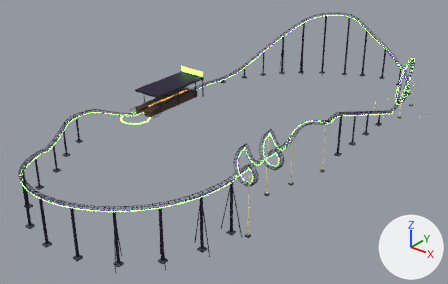
What one commit did to the glTF model model/roller_coaster/roller_coaster.glb.
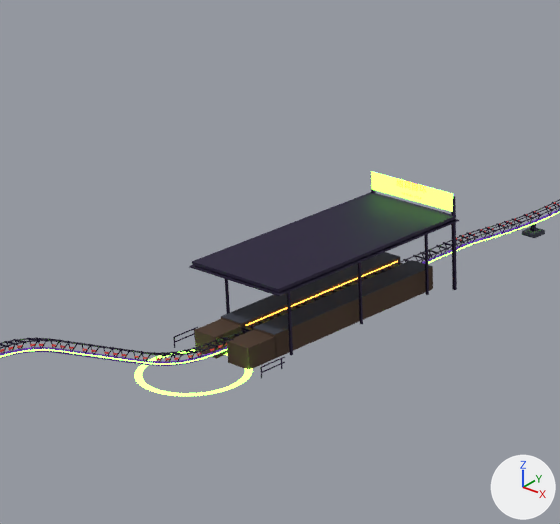
The first picture shows the older version from a camera (50 mm lens) standing at (159.8, -99.0, 87.1) and looking at (47.0, 42.1, -0.4). The close-ups show the older and then the newer version on the part from 19% to 51% of the width and 8% to 55% of the height of that picture. Only the edits that show in the close-ups are written down. The lights are fixed; the arrows at lower right show +X, +Y and +Z. Where no turn or scale is listed for an object, it has been applied to the vertices. Vertices at exactly the same position are counted once.

Names of what the first close-up shows: 'NL_GroundRing', 'NL_Plat', 'NL_PlatTop', 'NL_Roof', 'NL_SignPhos', 'NL_Track_column', 'NL_Track_rail', 'NL_Track_spine', 'NL_Track_steel' and 6 more.
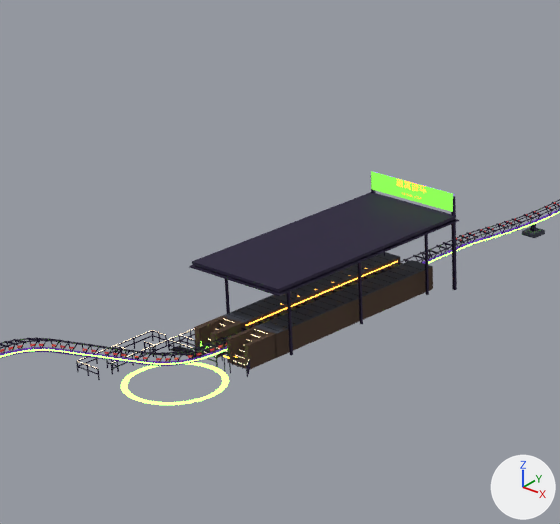
Edits to the bpy script that builds the scene:
```text
Change mat_nl_signphos:
    mat_nl_signphos.emission_strength: 4.0 -> 1.0
Change me_nl_groundring:
    remove me_nl_groundring.from_pydata(...)  # 96 vertices, 96 faces; spans x 6.2..16.8, y 31.7..42.3, z 0.06
    add me_nl_groundring.from_pydata(...)  # 96 vertices, 96 faces; spans x 7.1..16.7, y 29.5..39.1, z 0.06
    me_nl_groundring part 1: 96 of 96 vertices moved; they spanned x 6.2..16.8, y 31.7..42.3, z 0.06 and now span x 7.1..16.7, y 29.5..39.1, z 0.06; mean shift (0.4, -2.7, 0.0)
Change me_nl_plat:
    remove me_nl_plat.from_pydata(...)  # 32 vertices, 48 faces; spans x 8.0..15.0, y 40.6..66.0, z 0.0..2.3
    add me_nl_plat.from_pydata(...)  # 156 vertices, 240 faces; spans x 8.0..15.0, y 40.6..66.0, z 0.0..2.4
    me_nl_plat part 2: a new loose piece, a box spanning x 8.05..8.65, y 40.6..44.2, z 0.02..2.41, in mat_nl_platform (brown #4a3526)
    me_nl_plat part 3: a new loose piece, a box spanning x 8.65..10.15, y 43.69..44.2, z 0.0..2.38, in mat_nl_platform (brown #4a3526)
    me_nl_plat part 4: a new loose piece, a box spanning x 12.7..14.5, y 40.6..41.11, z 0.0..0.34, in mat_nl_platform (brown #4a3526)
    me_nl_plat part 5: a new loose piece, a box spanning x 12.7..14.5, y 41.11..41.63, z 0.0..0.68, in mat_nl_platform (brown #4a3526)
    me_nl_plat part 6: a new loose piece, a box spanning x 12.7..14.5, y 43.69..44.2, z 0.0..2.38, in mat_nl_platform (brown #4a3526)
    me_nl_plat part 7: a new loose piece of 14 vertices spanning x 8.6..10.1, y 42.7..43.7, z 0.0..2.0, in mat_nl_platform (brown #4a3526)
    me_nl_plat part 8: a new loose piece of 14 vertices spanning x 12.7..14.5, y 42.7..43.7, z 0.0..2.0, in mat_nl_platform (brown #4a3526)
    me_nl_plat part 9: 4 vertices moved from x 8.0..10.8, y 40.6..44.2, z 0.0..2.1 to x 10.1..10.8, y 40.6..44.2, z 0.0..2.4; 6 vertices removed from x 8.0..15.0, y 40.6..44.2, z 0.0..2.1; 14 vertices added at x 10.1..15.0, y 40.6..44.2, z 0.0..2.4
    other edits to the shape of me_nl_plat do not show in these pictures
Change me_nl_track_bead:
    remove me_nl_track_bead.from_pydata(...)  # 144 vertices, 216 faces; spans x 77.2..85.3, y 5.5..107.6, z 9.3..17.8
    add me_nl_track_bead.from_pydata(...)  # 444 vertices, 710 faces; spans x 3.2..85.3, y 5.5..107.6, z 0.3..17.8
    me_nl_track_bead part 10: 124 vertices added at x 3.2..15.9, y 30.6..44.2, z 1.1
    other edits to the shape of me_nl_track_bead do not show in these pictures
Change me_nl_track_column:
    remove me_nl_track_column.from_pydata(...)  # 456 vertices, 684 faces; spans x 6.0..84.0, y -29.0..129.0, z 0.0..24.0
    add me_nl_track_column.from_pydata(...)  # 880 vertices, 1320 faces; spans x 3.0..85.0, y -29.0..129.0, z 0.0..24.0
    me_nl_track_column part 11: 24 vertices moved from x 6.0..17.0, y 40.0..43.0, z 0.0..1.0 to x 3.0..6.0, y 31.0..33.0, z 0.0..1.0; 64 vertices added at x 9.0..16.0, y 39.0..41.0, z 0.0..2.0
    other edits to the shape of me_nl_track_column do not show in these pictures
Change me_nl_track_steel:
    remove me_nl_track_steel.from_pydata(...)  # 10384 vertices, 15704 faces; spans x 6.0..86.0, y -30.0..129.0, z 0.0..25.0
    add me_nl_track_steel.from_pydata(...)  # 10840 vertices, 16476 faces; spans x 3.0..86.0, y -30.0..129.0, z 0.0..25.0
    me_nl_track_steel part 12: 24 vertices moved from x 6.0..17.0, y 40.0..43.0, z 0.0..1.0 to x 3.0..6.0, y 31.0, z 0.0..1.0; 248 vertices added at x 3.0..16.0, y 31.0..44.0, z 0.0..1.0
    other edits to the shape of me_nl_track_steel do not show in these pictures
```

Boxes (x1, y1, x2, y2) around the edits, measured in the close-ups (560 x 524 px; the box of a moved part takes in the faces that stretch with it):
'NL_Track_steel', reshaped: before (0, 202, 560, 373); after (0, 202, 560, 375)
'NL_Track_column', reshaped: before (173, 189, 536, 378); after (76, 189, 536, 380)
'NL_GroundRing', reshaped (9% narrower, 8% shorter): before (134, 349, 253, 396); after (121, 362, 229, 405)
'NL_SignPhos', surface changed (darker): (371, 171, 453, 212) in both
'NL_Track_bead', reshaped (not visible before): after (77, 319, 268, 369)
part 2 of me_nl_plat, added (brown): after (194, 316, 226, 348)
part 3 of me_nl_plat, added: after (223, 318, 237, 325)
part 4 of me_nl_plat, added: after (231, 359, 246, 369)
part 5 of me_nl_plat, added: after (235, 354, 245, 362)
part 6 of me_nl_plat, added: after (254, 329, 270, 336)
part 7 of me_nl_plat, added (mostly hidden): after (215, 322, 229, 331)
part 8 of me_nl_plat, added (mostly hidden): after (247, 333, 263, 343)
part 9 of me_nl_plat, moved or reshaped: before (194, 319, 277, 369); after (210, 321, 277, 369)
part 10 of me_nl_track_bead, added: after (77, 329, 249, 364)
part 11 of me_nl_track_column, built on: before (194, 328, 283, 378); after (87, 343, 250, 380)
part 12 of me_nl_track_steel, built on: before (174, 327, 285, 373); after (77, 329, 250, 375)
